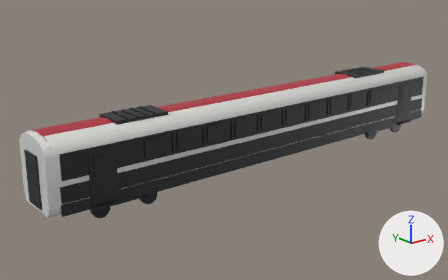
The glTF model public/models/railjet-lab/blender/railjet-nextgen-economy-b.glb, before and after one commit.
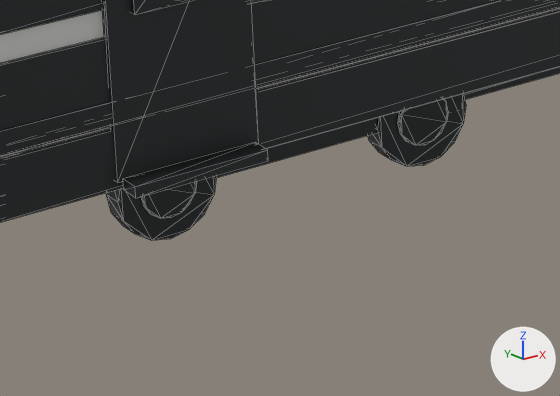
The first picture shows the older version from a 50 mm camera at (-22.4, -24.4, 11.6) aimed at (-1.9, 1.2, 1.4). The close-ups show the older and then the newer version on the part from 16% to 39% of the width and 62% to 88% of the height of that picture. Only the edits that show in the close-ups are written down. Arrows for +X, +Y and +Z are at lower right; the lights stay in place. The close-ups show mesh edges as thin lines. Where no turn or scale is listed for an object, it has been applied to the vertices.

In view in the first close-up: 'economy_b_black_window_ribbon_-1', 'economy_b_bogie_a_brake_disc_-1_0', 'economy_b_bogie_a_brake_disc_-1_1', 'economy_b_bogie_a_sideframe_-1', 'economy_b_bogie_a_wheel_-1_0', 'economy_b_bogie_a_wheel_-1_1', 'economy_b_dark_skirt_-1', 'economy_b_door_step_-1_0', 'economy_b_lofted_body', 'economy_b_red_sill_-1', 'economy_b_silver_flank_-1', 'economy_b_wide_door_-1_0' and 2 more.
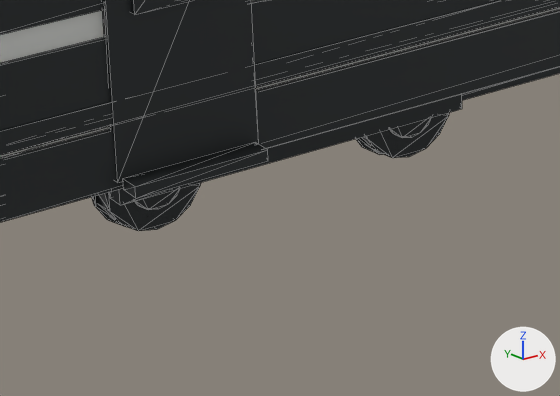
Location of each change, [x1, y1, x2, y2] in pixels of the close-ups (560 x 396 px):
'economy_b_bogie_a_wheel_-1_0', moved
    before: [106, 175, 217, 240]
    after: [97, 183, 200, 231]
'economy_b_bogie_a_wheel_-1_1', moved
    before: [368, 94, 466, 166]
    after: [361, 113, 449, 158]
'economy_b_bogie_a_brake_disc_-1_1', moved
    before: [398, 99, 448, 145]
    after: [389, 118, 431, 138]
'economy_b_bogie_a_flange_-1_0', added (mostly hidden)
    after: [92, 196, 126, 227]
'economy_b_bogie_a_flange_-1_1', added (mostly hidden)
    after: [356, 138, 382, 154]
'economy_b_bogie_a_brake_disc_-1_0', unchanged, covered by the edit
    before: [141, 181, 197, 218]
    after: [134, 188, 181, 210]

What changed in the scene script:
```text
Change ob_economy_b_bogie_a_brake_disc__1_1:
    ob_economy_b_bogie_a_brake_disc__1_1.location: (1.25, -1.085, 0.46) -> (1.25, -0.863, 0.46)
Change ob_economy_b_bogie_a_wheel__1_0:
    ob_economy_b_bogie_a_wheel__1_0.location: (-1.25, -0.96, 0.46) -> (-1.25, -0.718, 0.46)
Change ob_economy_b_bogie_a_wheel__1_1:
    ob_economy_b_bogie_a_wheel__1_1.location: (1.25, -0.96, 0.46) -> (1.25, -0.718, 0.46)
Add ob_economy_b_bogie_a_flange__1_1:
    ob_economy_b_bogie_a_flange__1_1 = bpy.data.objects.new('economy_b_bogie_a_flange_-1_1', me_rj_unitcylinder_16)
    ob_economy_b_bogie_a_flange__1_1.parent = ob_economy_b_bogie_a
    ob_economy_b_bogie_a_flange__1_1.location = (1.25, -0.613, 0.46)
    ob_economy_b_bogie_a_flange__1_1.rotation_euler = (1.571, 0.0, 0.0)  # degrees (90, 0, 0)
    ob_economy_b_bogie_a_flange__1_1.scale = (0.984, 0.984, 0.035)
Add ob_economy_b_bogie_a_flange__1_0:
    ob_economy_b_bogie_a_flange__1_0 = bpy.data.objects.new('economy_b_bogie_a_flange_-1_0', me_rj_unitcylinder_16)
    ob_economy_b_bogie_a_flange__1_0.parent = ob_economy_b_bogie_a
    ob_economy_b_bogie_a_flange__1_0.location = (-1.25, -0.613, 0.46)
    ob_economy_b_bogie_a_flange__1_0.rotation_euler = (1.571, 0.0, 0.0)  # degrees (90, 0, 0)
    ob_economy_b_bogie_a_flange__1_0.scale = (0.984, 0.984, 0.035)
```
